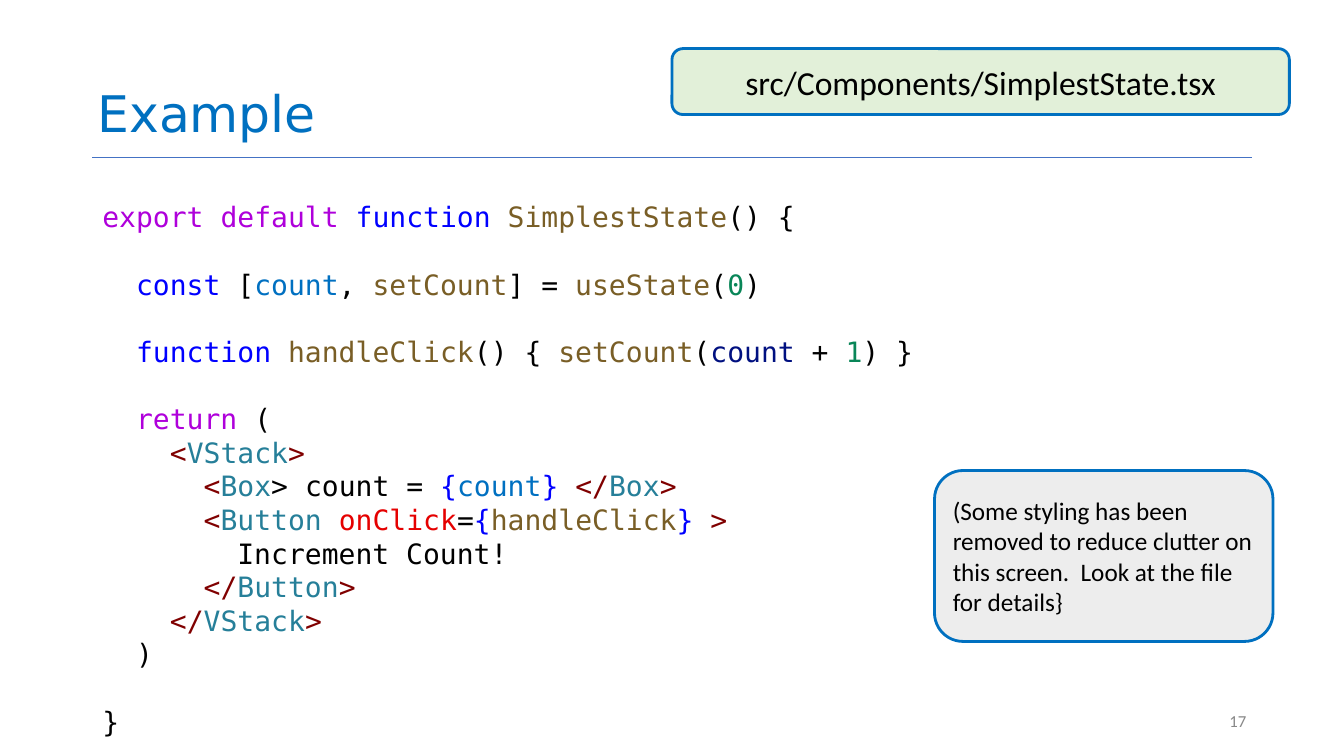
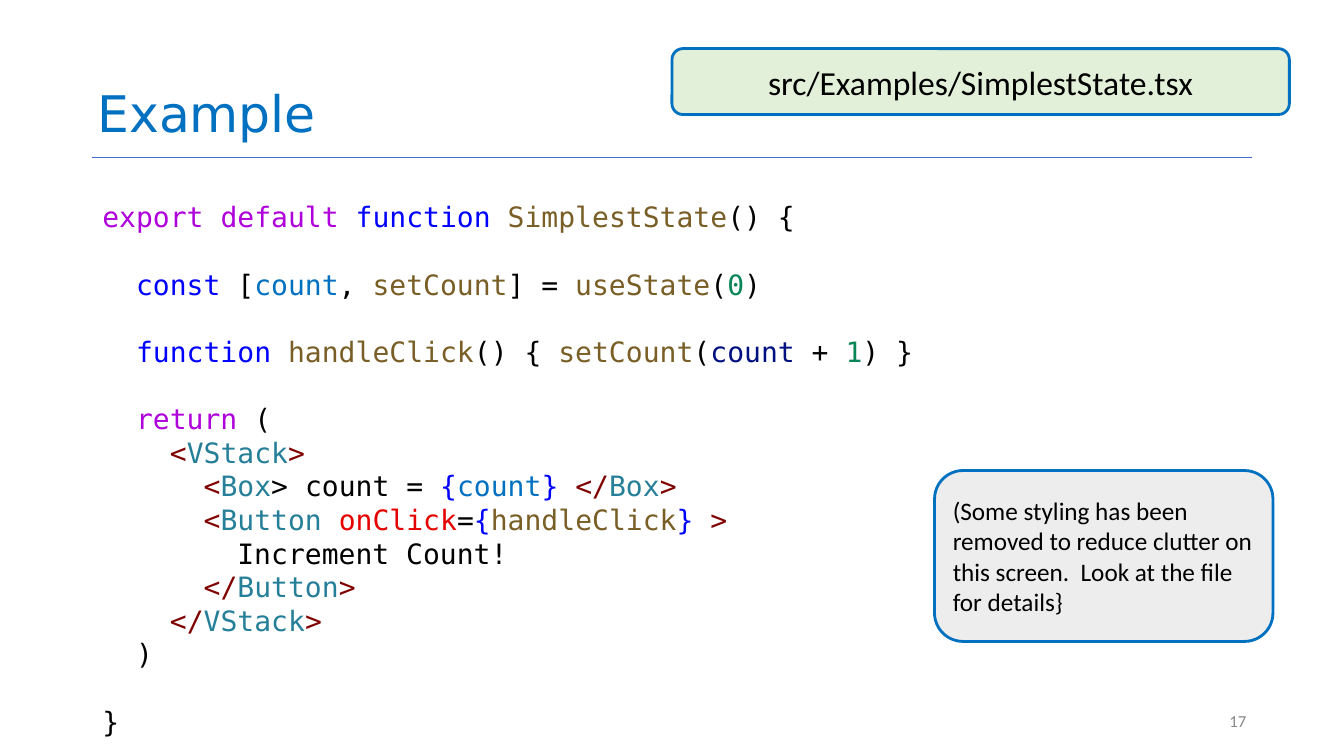
Before and after one commit to neu-se/CS4530-Fall-2026, a slide deck: slide 17 of Slides/Module 05 React Basics.pptx. Drawn at 1344x756 pixels with LibreOffice and Linux fonts; fonts in the diff are those of the drawing. Boxes give left, top, right and bottom in pixels: in the first picture for what was removed or moved away, otherwise in the second. Text is boxed around its words. In the diff, an @@ line names an element or a change of style, - is before the commit and + after.

```diff
--- a/Slides/Module 05 React Basics.pptx
+++ b/Slides/Module 05 React Basics.pptx
@@ text in rounded rectangle at (768, 71, 1193, 101): text changed @@
-src/Components/SimplestState.tsx
+src/Examples/SimplestState.tsx
```
Also in this commit, not shown: 14 other slides changed, 3 other files.
